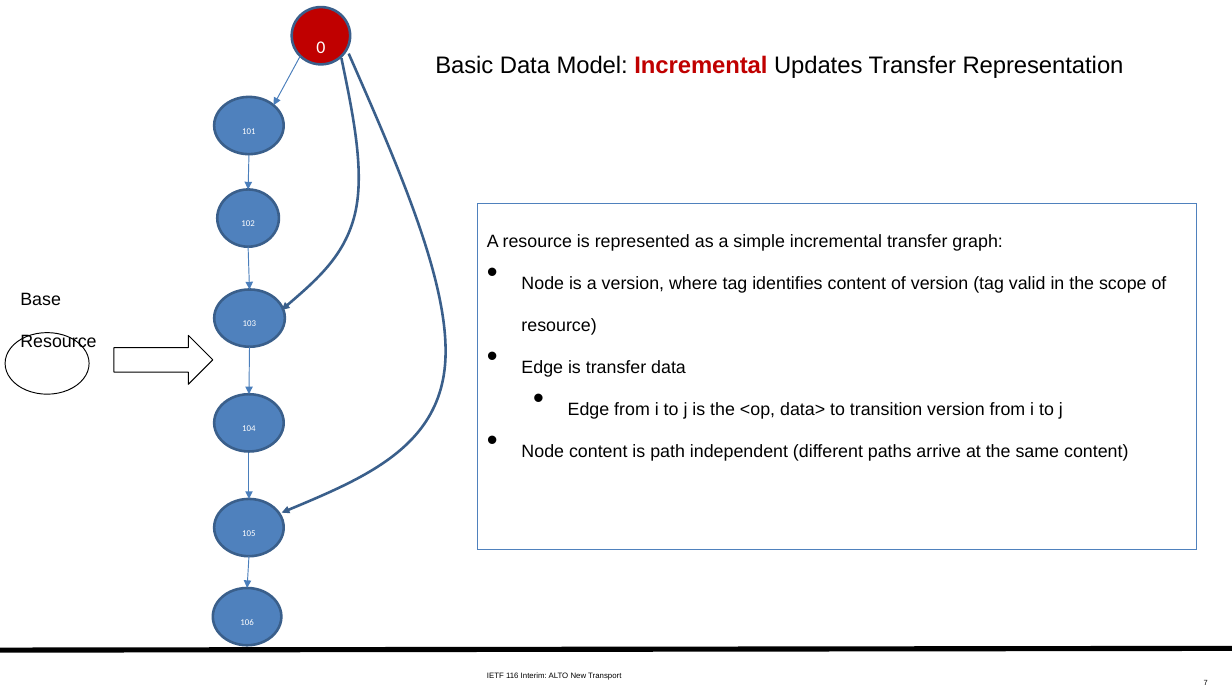
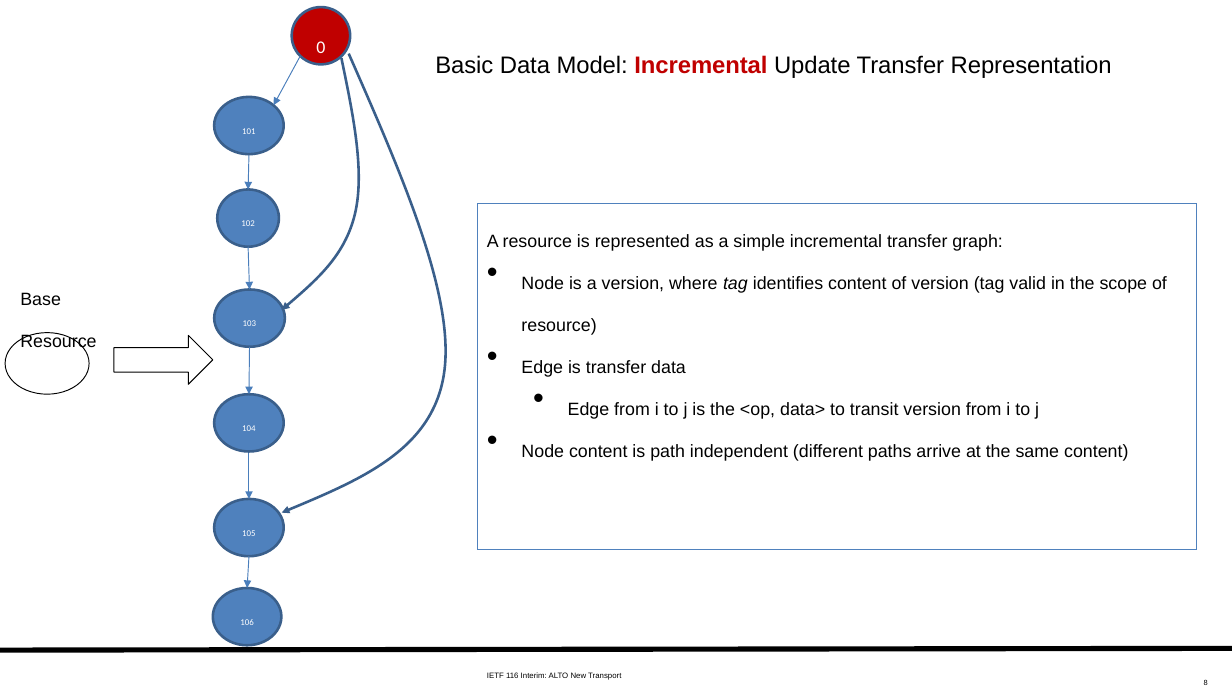
Before and after one commit to ietf-wg-alto/wg-materials, a slide deck: slide 8 of meetings-ietf/ietf-116-interim/slides-116-interim-alto-transport.pptx (slide 7 before the commit). Drawn at 1232x693 pixels with LibreOffice and Linux fonts; fonts in the diff are those of the drawing. Boxes give left, top, right and bottom in pixels: in the first picture for what was removed or moved away, otherwise in the second. Text is boxed around its words. In the diff, an @@ line names an element or a change of style, - is before the commit and + after.

```diff
--- a/meetings-ietf/ietf-116-interim/slides-116-interim-alto-transport.pptx
+++ b/meetings-ietf/ietf-116-interim/slides-116-interim-alto-transport.pptx
@@ text at (435, 55, 1112, 78): text changed @@
-Basic Data Model: Incremental Updates Transfer Representation
+Basic Data Model: Incremental Update Transfer Representation
@@ text in rectangle at (521, 276, 1167, 293): italic on in "tag" @@
@@ text in rectangle at (568, 401, 1039, 419): text changed @@
-  • Edge from i to j is the <op, data> to transition version from i to j
+  • Edge from i to j is the <op, data> to transit version from i to j
@@ page number at (1204, 680, 1208, 685): text changed @@
-7
+8
```
Also in this commit, not shown: 12 other slides changed, 2 slides added.
